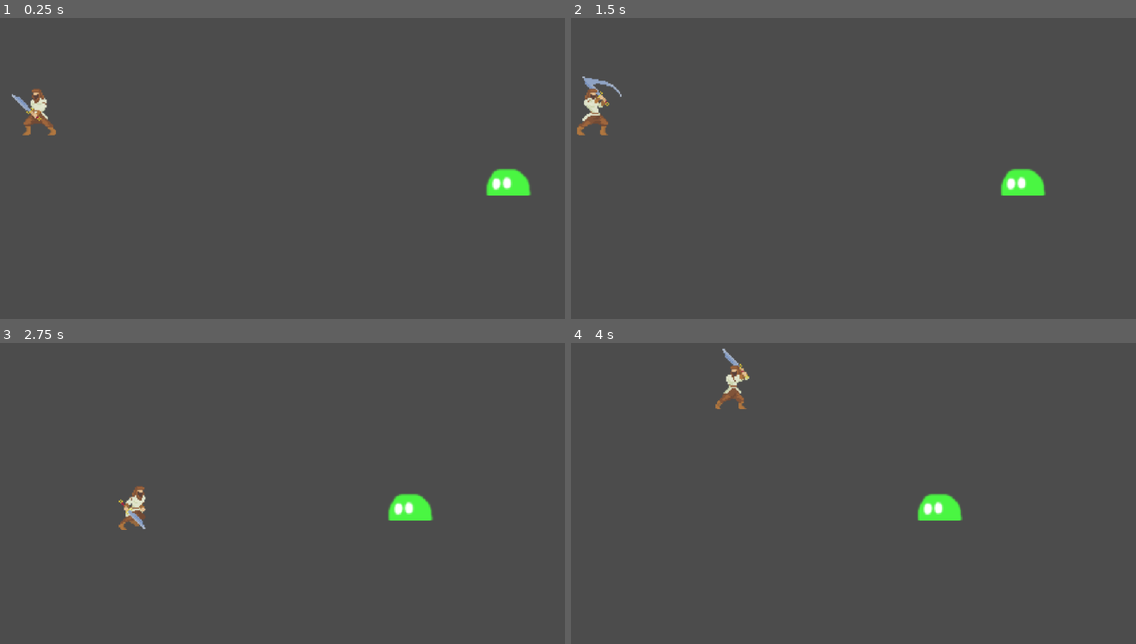
Above: before the commit, frames 1-4 (two rows, left to right).
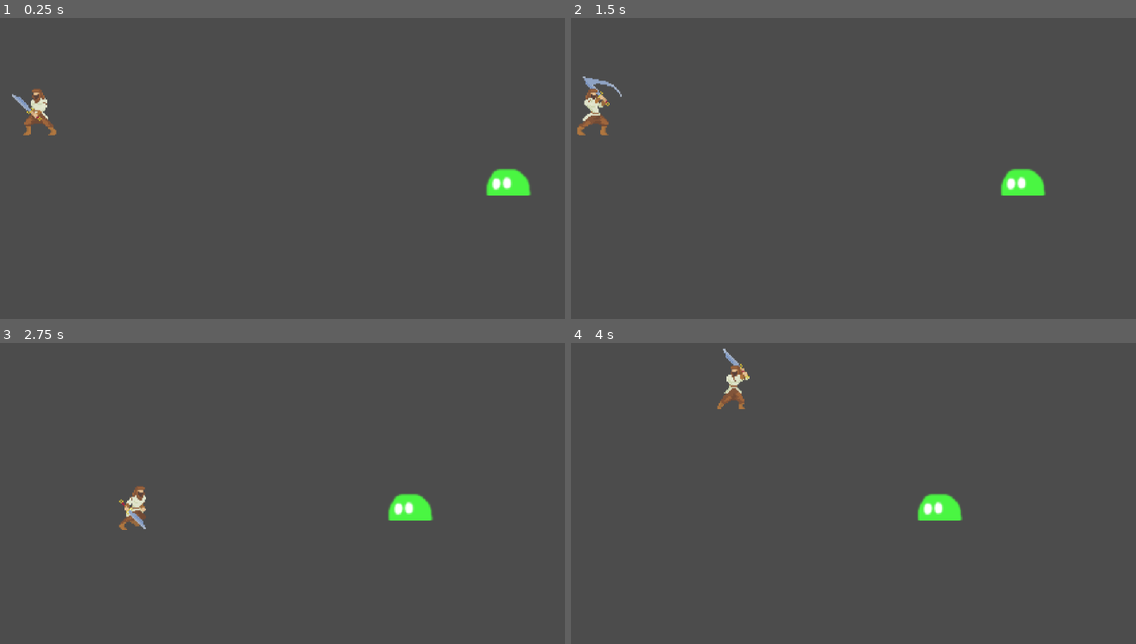
Above: after the commit, the same moments.

Repository: Russdaddy/battler
Game: Godot game, scene res://main.tscn
Two runs of this game, one before a commit and one after it. Both use one fixed random seed, a clock stepped at 60 frames per second and the inputs below.
Inputs:
- Up to frame 1 (0.25 s): no input
- Up to frame 2 (1.5 s): hold Right (ui_right) 0.53-1.28 s; hold Space (charge) 0.53-1.28 s; tap Enter at 1.25 s; hold Down (ui_down) from 1.28 s (still down); tap Space (charge) at 1.35 s
- Up to frame 3 (2.75 s): release Down (ui_down) at 2.03 s; hold Right (ui_right) from 2.03 s (still down); hold Space (charge) from 2.03 s (still down)
- Up to frame 4 (4 s): release Right (ui_right) at 2.78 s; release Space (charge) at 2.78 s; hold Up (ui_up) 2.78-3.53 s; tap Space (charge) at 2.85 s; hold Left (ui_left) from 3.53 s (still down); hold Space (charge) from 3.53 s (still down)

The runs differ from the first frame. In frame 1, less than 0.1% of the frame differs, in the area x 1-11%, y 23-40%; in frame 2, less than 0.1%; in frame 3, less than 0.1%; in frame 4, 0.2%, in the area x 25-32%, y 1-22%.

Commit message:
quick attack

Diff:
--- a/main.tscn
+++ b/main.tscn
@@ -55,75 +55,75 @@
 
 [sub_resource type="AtlasTexture" id=10]
 flags = 4
-atlas = ExtResource( 8 )
+atlas = ExtResource( 2 )
 region = Rect2( 0, 0, 100, 113 )
 
 [sub_resource type="AtlasTexture" id=11]
 flags = 4
-atlas = ExtResource( 8 )
+atlas = ExtResource( 2 )
 region = Rect2( 100, 0, 100, 113 )
 
 [sub_resource type="AtlasTexture" id=12]
 flags = 4
 atlas = ExtResource( 8 )
-region = Rect2( 200, 0, 100, 113 )
+region = Rect2( 0, 0, 100, 113 )
 
 [sub_resource type="AtlasTexture" id=13]
 flags = 4
 atlas = ExtResource( 8 )
+region = Rect2( 100, 0, 100, 113 )
+
+[sub_resource type="AtlasTexture" id=14]
+flags = 4
+atlas = ExtResource( 8 )
+region = Rect2( 200, 0, 100, 113 )
+
+[sub_resource type="AtlasTexture" id=15]
+flags = 4
+atlas = ExtResource( 8 )
 region = Rect2( 300, 0, 100, 113 )
 
-[sub_resource type="AtlasTexture" id=14]
+[sub_resource type="AtlasTexture" id=16]
 flags = 4
 atlas = ExtResource( 9 )
 region = Rect2( 0, 0, 100, 113 )
 
-[sub_resource type="AtlasTexture" id=15]
+[sub_resource type="AtlasTexture" id=17]
 flags = 4
 atlas = ExtResource( 9 )
 region = Rect2( 100, 0, 100, 113 )
 
-[sub_resource type="AtlasTexture" id=16]
+[sub_resource type="AtlasTexture" id=18]
 flags = 4
 atlas = ExtResource( 9 )
 region = Rect2( 200, 0, 100, 113 )
 
-[sub_resource type="AtlasTexture" id=17]
+[sub_resource type="AtlasTexture" id=19]
 flags = 4
 atlas = ExtResource( 9 )
 region = Rect2( 300, 0, 100, 113 )
 
-[sub_resource type="AtlasTexture" id=18]
+[sub_resource type="AtlasTexture" id=20]
 flags = 4
 atlas = ExtResource( 9 )
 region = Rect2( 400, 0, 100, 113 )
 
-[sub_resource type="AtlasTexture" id=19]
+[sub_resource type="AtlasTexture" id=21]
 flags = 4
 atlas = ExtResource( 9 )
 region = Rect2( 500, 0, 100, 113 )
 
-[sub_resource type="AtlasTexture" id=20]
+[sub_resource type="AtlasTexture" id=22]
 flags = 4
 atlas = ExtResource( 9 )
 region = Rect2( 600, 0, 100, 113 )
 
-[sub_resource type="AtlasTexture" id=21]
+[sub_resource type="AtlasTexture" id=23]
 flags = 4
 atlas = ExtResource( 9 )
 region = Rect2( 700, 0, 100, 113 )
 
-[sub_resource type="AtlasTexture" id=23]
-flags = 4
-atlas = ExtResource( 2 )
-region = Rect2( 0, 0, 40, 45 )
-
-[sub_resource type="AtlasTexture" id=24]
-flags = 4
-atlas = ExtResource( 2 )
-region = Rect2( 40, 0, 40, 45 )
-
-[sub_resource type="SpriteFrames" id=22]
+[sub_resource type="SpriteFrames" id=24]
 animations = [ {
 "frames": [ SubResource( 2 ), SubResource( 3 ), SubResource( 4 ), SubResource( 5 ) ],
 "loop": true,
@@ -135,20 +135,20 @@
 "name": "charging",
 "speed": 5.0
 }, {
-"frames": [ SubResource( 10 ), SubResource( 11 ), SubResource( 12 ), SubResource( 13 ) ],
+"frames": [ SubResource( 10 ), SubResource( 11 ) ],
+"loop": false,
+"name": "attack_quick",
+"speed": 10.0
+}, {
+"frames": [ SubResource( 12 ), SubResource( 13 ), SubResource( 14 ), SubResource( 15 ) ],
 "loop": false,
 "name": "attack",
 "speed": 12.0
 }, {
-"frames": [ SubResource( 14 ), SubResource( 15 ), SubResource( 16 ), SubResource( 17 ), SubResource( 18 ), SubResource( 19 ), SubResource( 20 ), SubResource( 21 ) ],
+"frames": [ SubResource( 16 ), SubResource( 17 ), SubResource( 18 ), SubResource( 19 ), SubResource( 20 ), SubResource( 21 ), SubResource( 22 ), SubResource( 23 ) ],
 "loop": true,
 "name": "run",
 "speed": 18.0
-}, {
-"frames": [ SubResource( 23 ), SubResource( 24 ) ],
-"loop": true,
-"name": "attack_quick",
-"speed": 5.0
 } ]
 
 [node name="Main" type="Node2D"]
@@ -162,7 +162,7 @@
 shape = SubResource( 1 )
 
 [node name="AnimatedSprite" type="AnimatedSprite" parent="player"]
-position = Vector2( -8.67645, -8.009 )
-frames = SubResource( 22 )
+position = Vector2( -8.00903, -8.009 )
+frames = SubResource( 24 )
 animation = "attack_quick"
 script = ExtResource( 1 )
--- a/scripts/player/player.gd
+++ b/scripts/player/player.gd
@@ -47,19 +47,20 @@
 func _input(event):
 	if event.is_action_released('charge') && attackCooldown == 0:
 		handle_attack_raycast()
-		if chargeLength > 30:
+		if chargeLength > 20:
 			attackCooldown = 100
 			strongAttackTimer = 20
-
+		else:
+			quickAttackTimer = 20
 		chargeLength = 0
 
 func get_input():
 	velocity = Vector2()
 	if Input.is_action_pressed('charge') && attackCooldown == 0:
 		chargeLength+=1
-		if chargeLength > 10:
+		if chargeLength > 20:
 			status = 'charge'
-	elif strongAttackTimer == 0:
+	elif strongAttackTimer == 0 && quickAttackTimer == 0:
 		if Input.is_action_pressed('ui_right'):
 			status = 'run_right'
 			velocity.x +=1
@@ -87,7 +88,7 @@
 		status = "attack"
 	elif(quickAttackTimer > 0):
 		quickAttackTimer -= 1
-		status = "attack"
+		status = "attack_quick"
 	else:
 		status = "idle"
 
--- a/scripts/player/playerAnimations.gd
+++ b/scripts/player/playerAnimations.gd
@@ -37,6 +37,8 @@
 			set_animation("charging")
 		"attack":
 			set_animation("attack")
+		"attack_quick":
+			set_animation("attack_quick")
 		"run_left":
 			set_animation("run")
 		"run_right":
Binary file changed: assets/attack_quick.png
Not shown, added: assets/debug.log
